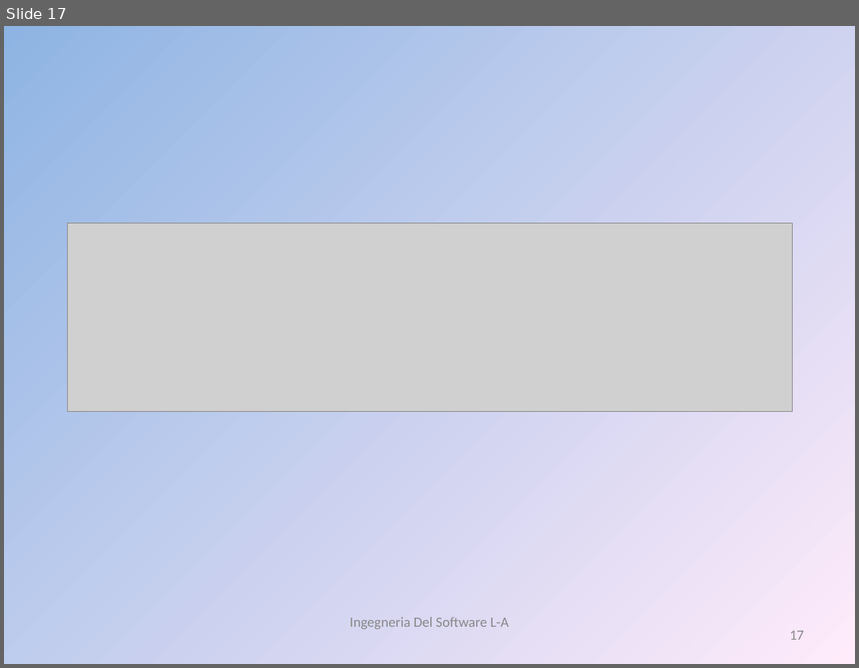
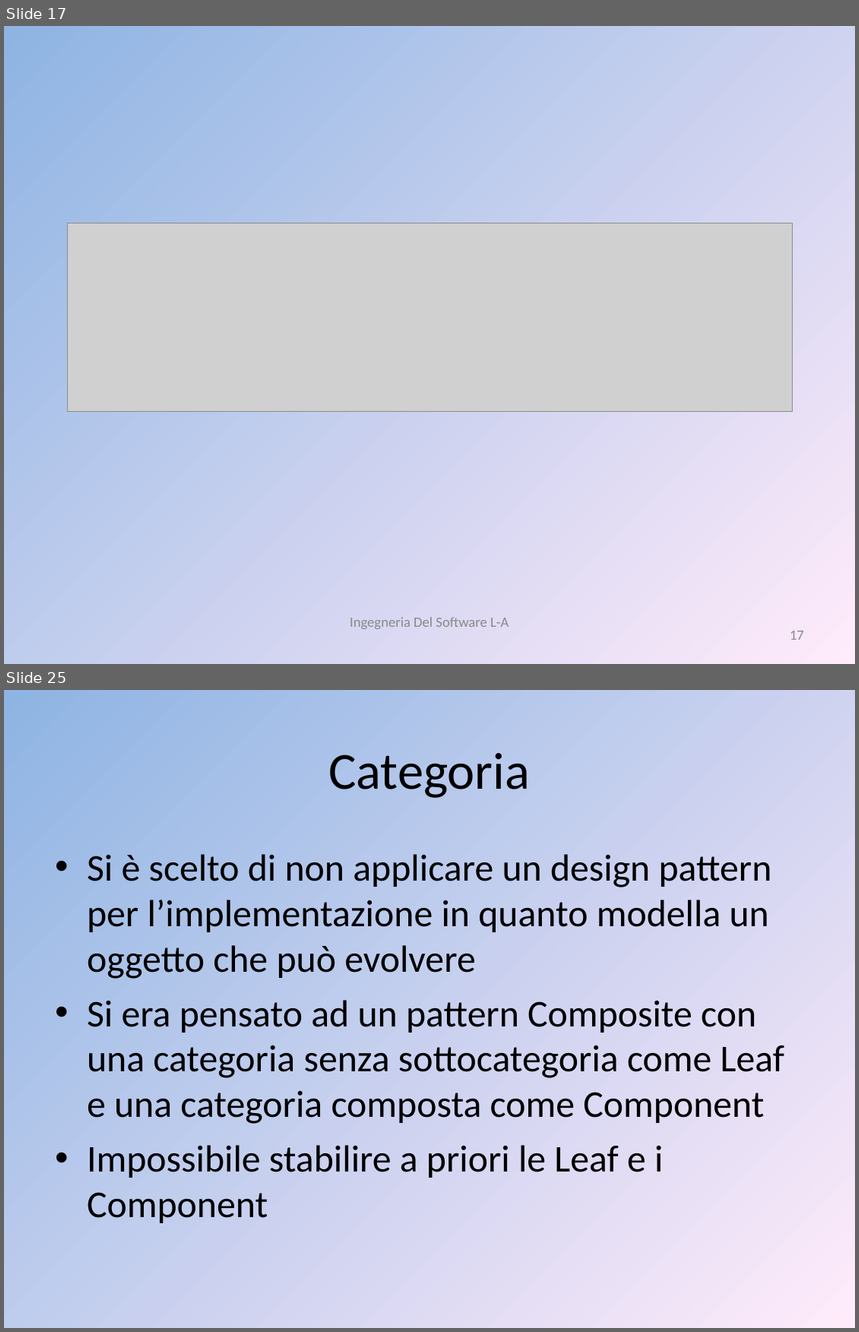
Before and after one commit to liannario/ingsoftbo, a slide deck: ViaggiateSicuri.ppt. Shown one above the other, each under a label of ours: slide 17 before the commit, slides 17 and 25 after it; the slides between them are not shown. The pictures are 859x668 and 859x1332 pixels, drawn with LibreOffice and Linux fonts; fonts in the diff are those of the drawing; grey boxes stand for pictures. Boxes give left, top, right and bottom in pixels: in the first picture for what was removed or moved away, otherwise in the second. Text is boxed around its words. In the diff, an @@ line names an element or a change of style, - is before the commit and + after.

```diff
--- a/ViaggiateSicuri.ppt
+++ b/ViaggiateSicuri.ppt
@@ slide 25 added at (4,690,855,1328), background gradient #8EB4E3 to #FFEBFA @@
@@ title added at (329,753,530,798), 44 pt, text #000000 @@
+Categoria
@@ text added at (87,854,785,1224), 32 pt, text #000000 @@
+• Si è scelto di non applicare un design pattern per l’implementazione in quanto modella un oggetto che può evolvere
+• Si era pensato ad un pattern Composite con una categoria senza sottocategoria come Leaf e una categoria composta come Component
+• Impossibile stabilire a priori le Leaf e i Component
```
Also in this commit, not shown: 1 slide changed, 7 other slides added.
